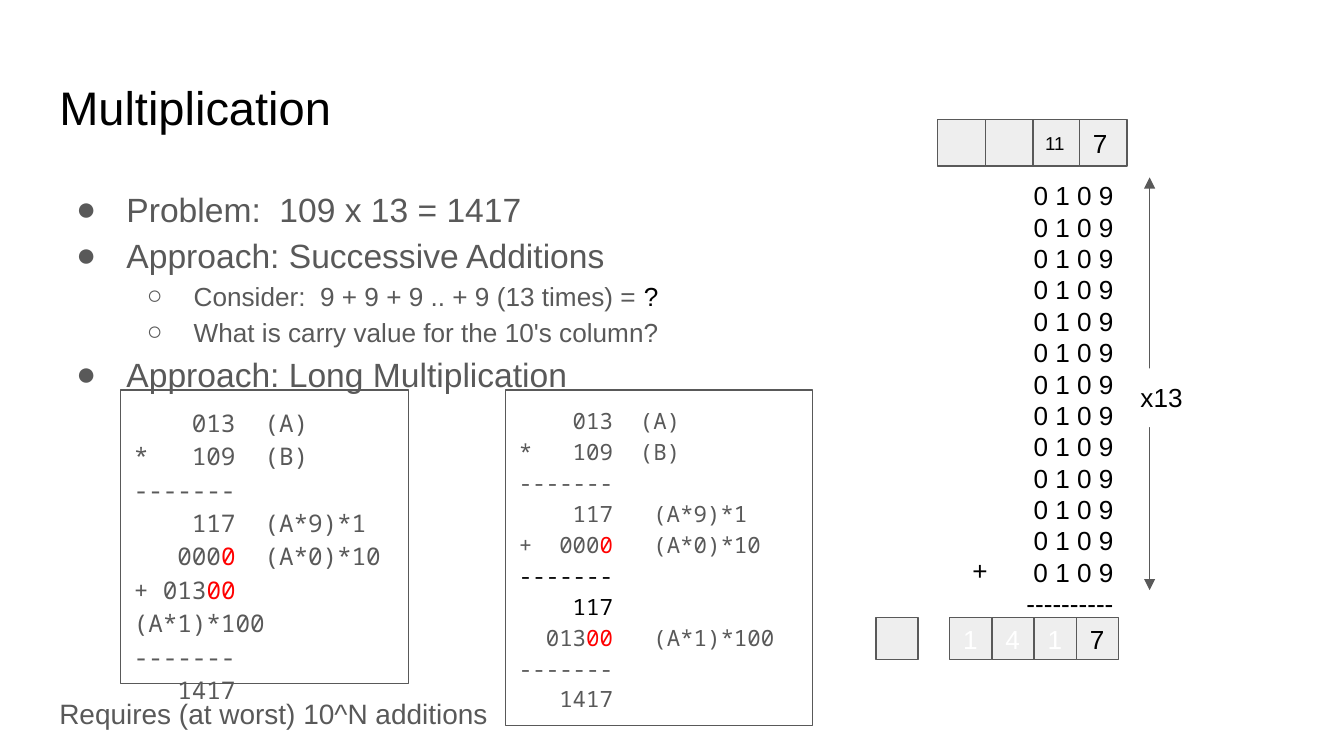
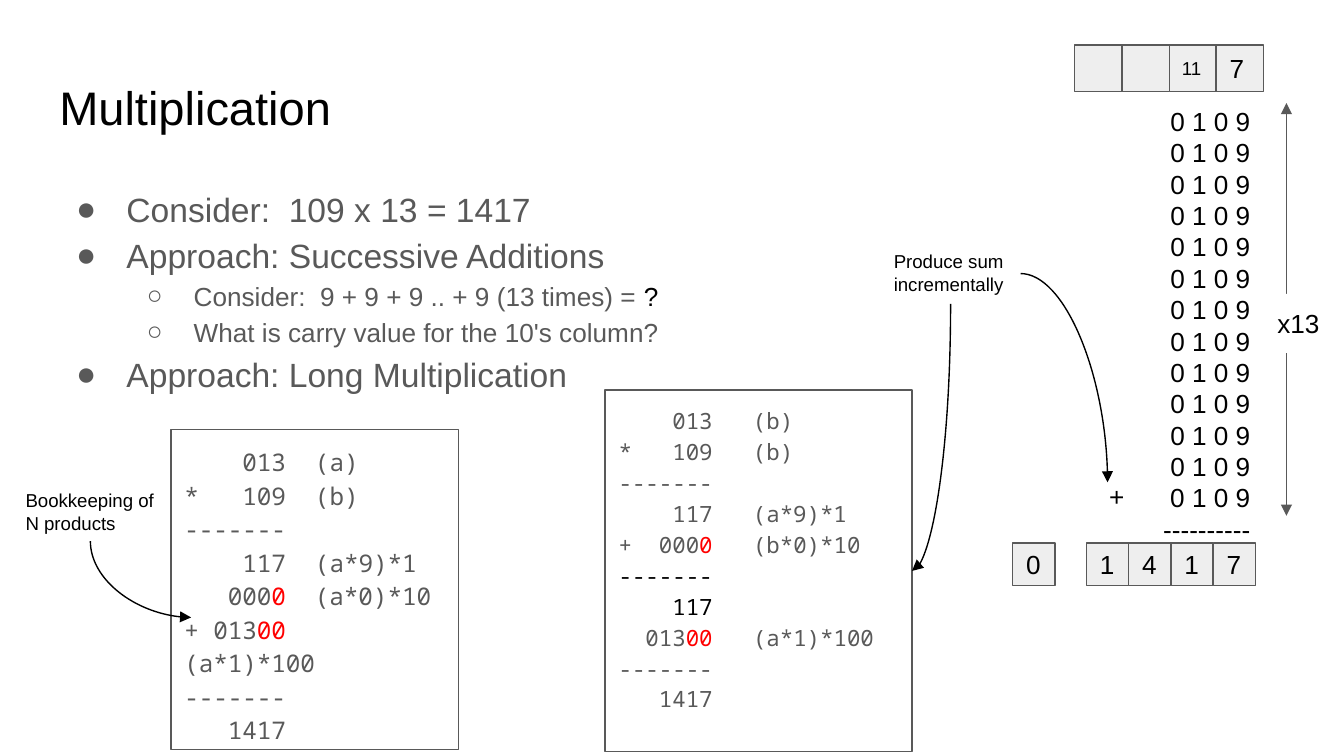
Before and after one commit to COMP122/comp122-s23, a slide deck: slide 1 of format-encodings/documents/ARCHIVE/multiplication.pptx. Drawn at 1344x756 pixels with LibreOffice and Linux fonts; fonts in the diff are those of the drawing. Boxes give left, top, right and bottom in pixels: in the first picture for what was removed or moved away, otherwise in the second. Text is boxed around its words. In the diff, an @@ line names an element or a change of style, - is before the commit and + after.

```diff
--- a/format-encodings/documents/ARCHIVE/multiplication.pptx
+++ b/format-encodings/documents/ARCHIVE/multiplication.pptx
@@ text at box(126, 197, 531, 223): text changed @@
-● Problem: 109 x 13 = 1417
+● Consider: 109 x 13 = 1417
@@ text added at box(894, 254, 1004, 295), 10 pt, text #000000 @@
+Produce sum incrementally
@@ curved arrow added from (1020, 274) to (1107, 482), #000000 0.75 pt @@
@@ curved arrow added from (950, 304) to (913, 571), #000000 0.75 pt @@
@@ rectangle "013 (b) * 109 (b) ...": place and size @@
-rectangle "013 (b) * 109 (b) ..." at box(505, 390, 812, 724)
+rectangle "013 (b) * 109 (b) ..." at box(605, 390, 911, 751)
@@ text in rectangle at box(672, 412, 874, 650): text changed @@
-013 (A)
-* 109 (B)
--------
-117 (A*9)*1
-+ 0000 (A*0)*10
--------
-117
-01300 (A*1)*100
--------
-1417
+013 (b)
+* 109 (b)
+-------
+117 (a*9)*1
++ 0000 (b*0)*10
+-------
+117
+01300 (a*1)*100
+-------
+1417
@@ rectangle "013 (a) * 109 (b) ...": place and size @@
-rectangle "013 (a) * 109 (b) ..." at box(121, 390, 409, 683)
+rectangle "013 (a) * 109 (b) ..." at box(171, 430, 458, 750)
@@ text in rectangle at box(184, 453, 431, 739): text changed @@
-013 (A)
-* 109 (B)
--------
-117 (A*9)*1
-0000 (A*0)*10
-+ 01300 (A*1)*100
--------
-1417
+013 (a)
+* 109 (b)
+-------
+117 (a*9)*1
+0000 (a*0)*10
++ 01300 (a*1)*100
+-------
+1417
@@ text added at box(26, 493, 154, 534), 10 pt, text #000000 @@
+Bookkeeping of
+N products
@@ curved arrow added from (90, 542) to (191, 617), #000000 0.75 pt @@
@@ text in rectangle at box(1026, 555, 1041, 575): text added @@
+0
@@ text in rectangle at box(1100, 556, 1115, 574): text added @@
+1
@@ 9 rectangles, 2 texts, 1 double arrow: place and size @@
-9 rectangles, 2 texts, 1 double arrow at box(876, 120, 1182, 659)
+9 rectangles, 2 texts, 1 double arrow at box(1013, 46, 1319, 585)
@@ text in rectangle at box(1142, 556, 1157, 574): text added @@
+4
@@ text in rectangle at box(1184, 556, 1199, 574): text added @@
+1
@@ text at box(59, 703, 487, 729): paragraph removed @@
-Requires (at worst) 10^N additions
```
Also in this commit, not shown: 3 other slides changed, 4 slides removed, 3 other files.
